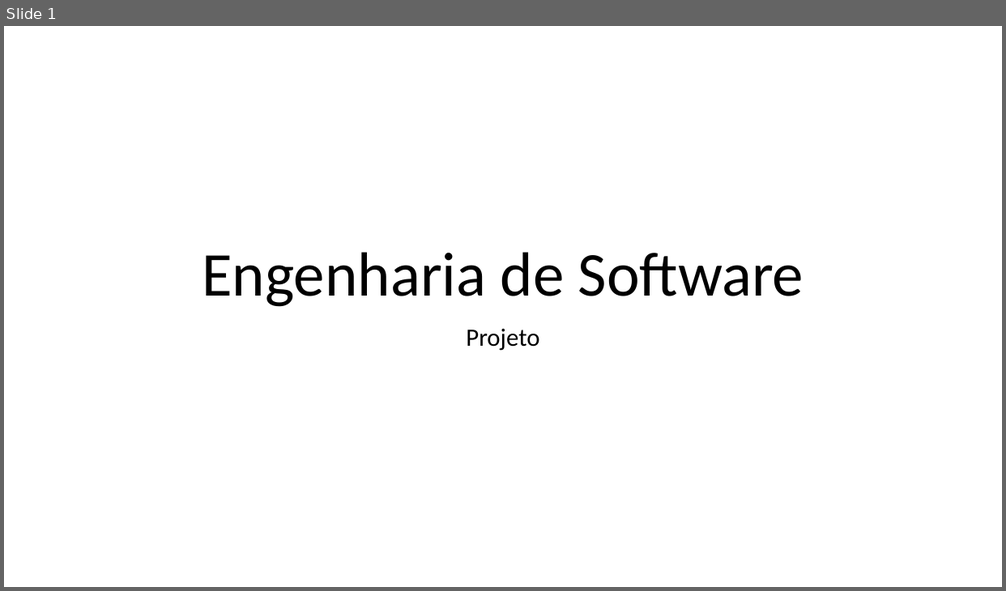
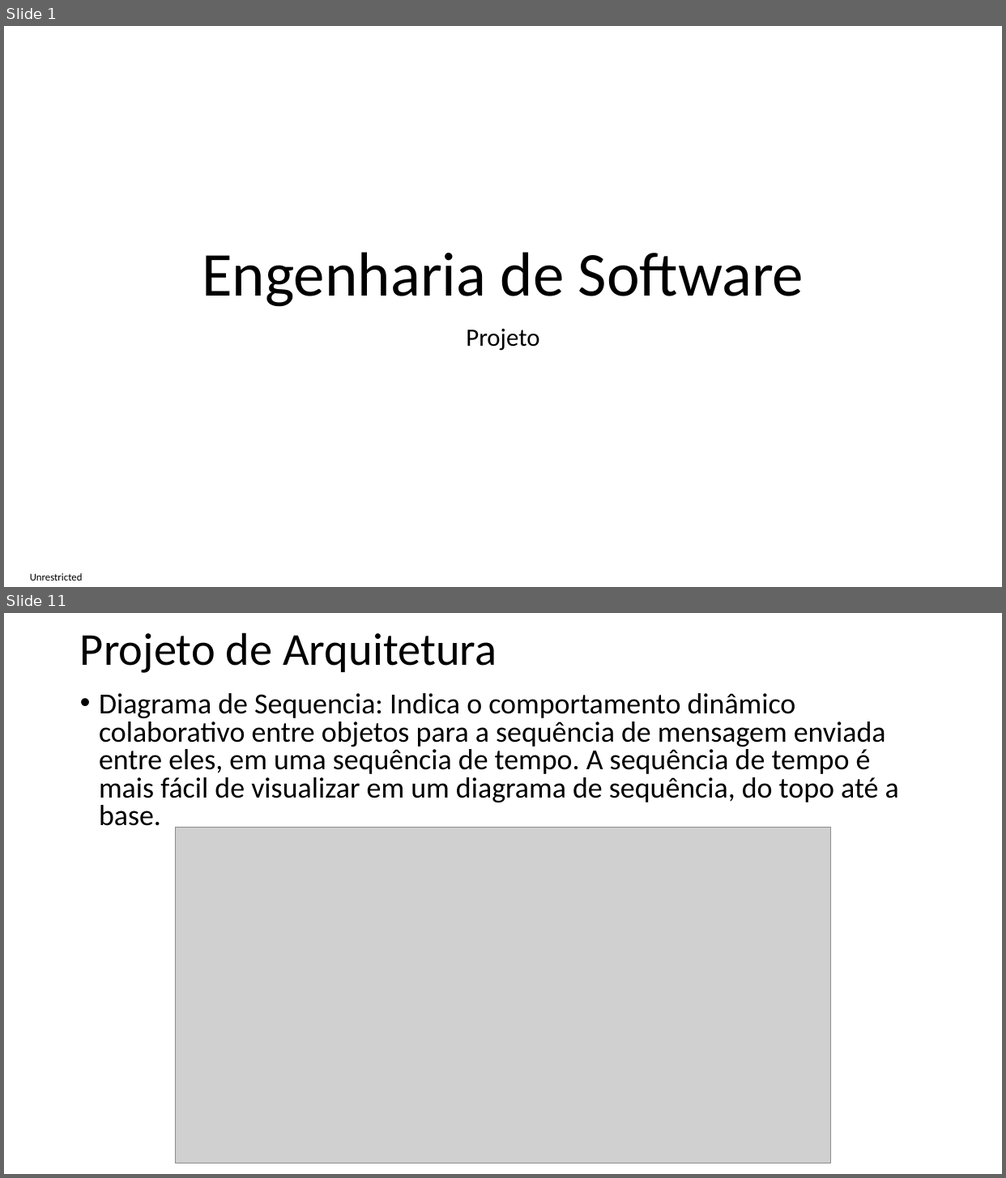
Before and after one commit to impagno/pwcamoes, a slide deck: Documentos/Engenharia de Software - Projeto.pptx. Shown one above the other, each under a label of ours: slide 1 before the commit, slides 1 and 11 after it; the slides between them are not shown. The pictures are 1006x591 and 1006x1178 pixels, drawn with LibreOffice and Linux fonts; fonts in the diff are those of the drawing; grey boxes stand for pictures. Boxes give left, top, right and bottom in pixels: in the first picture for what was removed or moved away, otherwise in the second. Text is boxed around its words. In the diff, an @@ line names an element or a change of style, - is before the commit and + after.

```diff
--- a/Documentos/Engenharia de Software - Projeto.pptx
+++ b/Documentos/Engenharia de Software - Projeto.pptx
@@ slide 11 added at (4,613,1002,1174), background #FFFFFF @@
@@ title added at (80,632,496,673), 44 pt, text #000000 @@
+Projeto de Arquitetura
@@ text added at (99,693,899,826), 28 pt, text #000000 @@
+• Diagrama de Sequencia: Indica o comportamento dinâmico colaborativo entre objetos para a sequência de mensagem enviada entre eles, em uma sequência de tempo. A sequência de tempo é mais fácil de visualizar em um diagrama de sequência, do topo até a base.
@@ picture added at (176,828,831,1164) @@
@@ slide 1 changed as well @@
@@ text added at (30,574,83,581), 10 pt, text #000000 @@
+Unrestricted
```
Also in this commit, not shown: 13 other slides added, 5 slides removed.
